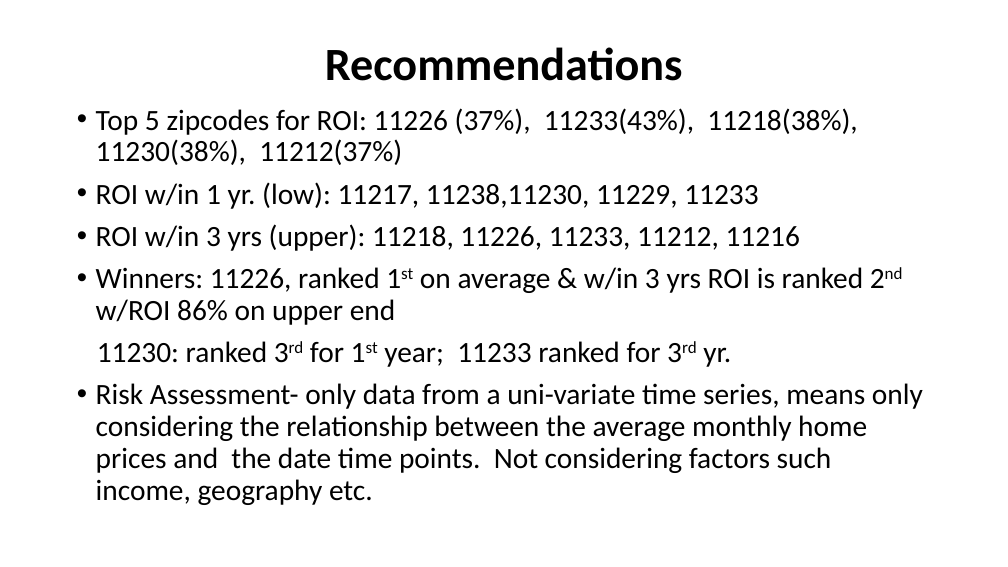
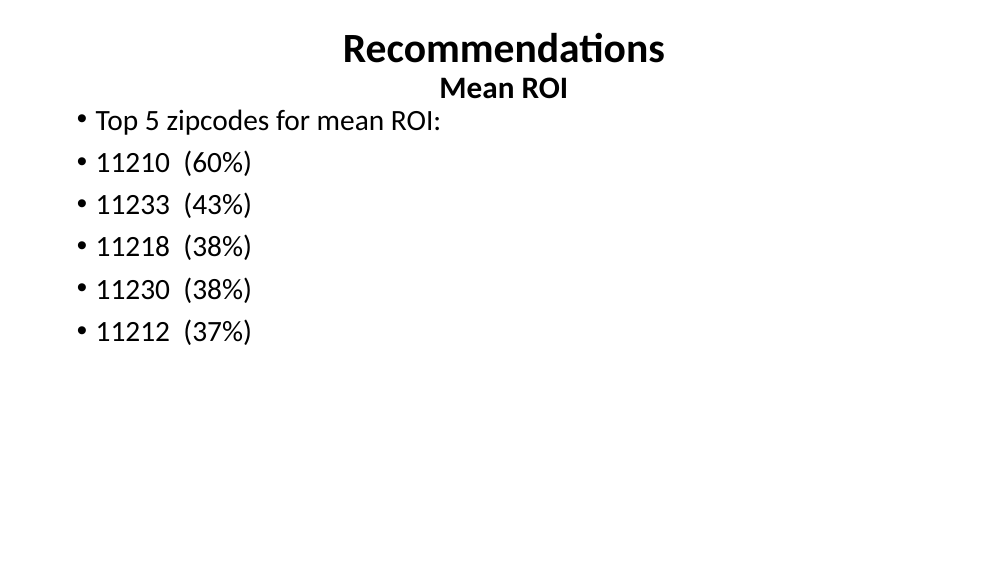
Before and after one commit to davidrtorres/Model-4-Brooklyn-Real-Estate-Investment, a slide deck: slide 11 of zillow_ts.pptx (slide 9 before the commit). Drawn at 1008x567 pixels with LibreOffice and Linux fonts; fonts in the diff are those of the drawing. Boxes give left, top, right and bottom in pixels: in the first picture for what was removed or moved away, otherwise in the second. Text is boxed around its words. In the diff, an @@ line names an element or a change of style, - is before the commit and + after.

Commit message:
update

```diff
--- a/zillow_ts.pptx
+++ b/zillow_ts.pptx
@@ title at [343, 32, 665, 99]: text changed; size 44 to 39.6 pt @@
-Recommendations
+Recommendations
+Mean ROI
@@ text at [96, 109, 441, 345]: text changed @@
-• Top 5 zipcodes for ROI: 11226 (37%), 11233(43%), 11218(38%), 11230(38%), 11212(37%)
-• ROI w/in 1 yr. (low): 11217, 11238,11230, 11229, 11233
-• ROI w/in 3 yrs (upper): 11218, 11226, 11233, 11212, 11216
-• Winners: 11226, ranked 1st on average & w/in 3 yrs ROI is ranked 2nd w/ROI 86% on upper end
-11230: ranked 3rd for 1st year; 11233 ranked for 3rd yr.
-• Risk Assessment- only data from a uni-variate time series, means only considering the relationship between the average monthly home prices and the date time points. Not considering factors such income, geography etc.
+• Top 5 zipcodes for mean ROI:
+• 11210 (60%)
+• 11233 (43%)
+• 11218 (38%)
+• 11230 (38%)
+• 11212 (37%)
```
Also in this commit, not shown: 6 other slides changed, 6 slides added, 1 slide removed.
